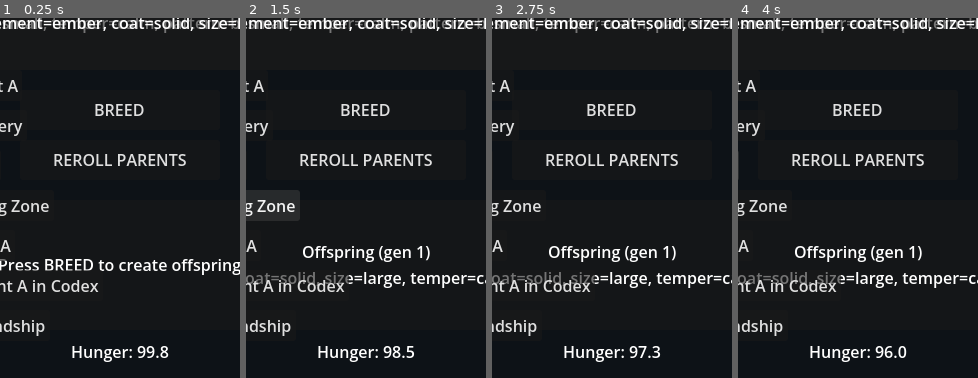
Above: before the commit, frames 1-4 (left to right).
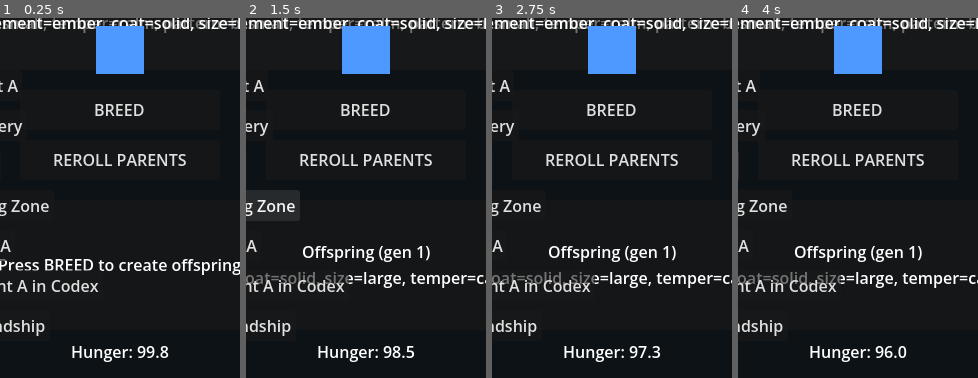
Above: after the commit, the same moments.

Repository: truebluu/Sanctuary
Game: Godot game, scene res://scenes/main.tscn
Same seed, same stepped clock (60 frames per second), same inputs: the game is played once before the commit and once after it.
Inputs:
- Up to frame 1 (0.25 s): no input
- Up to frame 2 (1.5 s): click "BREED" at 0.5 s; click "Toggle Healing Zone" at 1.25 s
- Up to frame 3 (2.75 s): click "Inherit Traits" at 2 s
- Up to frame 4 (4 s): click "Share a Story" at 2.75 s; click "Share a Story" at 3.5 s
The pictures show only the part of the screen within x 25-75%, y 21-71%; the shares and areas given below are measured in that part.

The runs differ from the first frame. In frame 1, 2.7% of the frame differs, in the area x 40-60%, y 2-16%; in frame 2, 2.7%; in frame 3, 2.7%; in frame 4, 2.7%.
Error before the commit: Invalid access to property or key 'shape' on a base object of type 'null instance'. (res://scripts/sanct-106.gd:18)
Error after the commit: Invalid call. Nonexistent function 'get_trait' in base 'RefCounted (CreatureGenome)'. (res://scripts/sanct-016.gd:28)

Commit message:
Fix Sanctuary boot blockers + 3 playthrough bugs
- sanct-106: HealArea/HealArea/CollisionShape2D null-safe (get_node_or_null); monitor->monitoring (Godot 4)
- sanct-012: duplicate const array before sort/insert (read-only state fix)
- sanct-019: Icon/ColorRect null-safe
- sanct-100: defensive sprite load
- main.gd: add_child(breeding_cooldown_node) so _process ticks cooldowns (was softlock: breed permanently blocked after first breed)
- main.gd: remove double _on_offspring_bred invocation (GameState.breed() already emits offspring_bred)

Diff:
--- a/scripts/main.gd
+++ b/scripts/main.gd
@@ -165,6 +165,7 @@
 	add_child(weather_button)
 	var breeding_cooldown_node := BreedingCooldown.new()
 	breeding_cooldown = breeding_cooldown_node
+	add_child(breeding_cooldown_node)  # MUST be in the tree so _process ticks cooldowns down
 	breeding_cooldown_node.cooldown_started.connect(func(creature_id: StringName, duration: float) -> void:
 		stats_label.text = "Cooldown started for %s (%.1fs)" % [creature_id, duration]
 	)
@@ -335,7 +336,7 @@
 		return
 	breeding_cooldown.start_cooldown("parent_a")
 	breeding_cooldown.start_cooldown("parent_b")
-	_on_offspring_bred(child)
+	# GameState.breed() already emits offspring_bred -> _on_offspring_bred (line 43)
 
 func _on_offspring_bred(child: CreatureGenome) -> void:
 	offspring_label.text = "Offspring (gen %d)\n%s" % [child.generation, child.describe(GameState.rng)]
@@ -402,7 +403,7 @@
 		return
 	GameState.offspring = child
 	GameState.offspring_bred.emit(child)
-	_on_offspring_bred(child)
+	# emit already triggers _on_offspring_bred via the line-43 connection
 
 func _on_mood_changed(new_mood: int) -> void:
 	var mood_name: String
--- a/scripts/sanct-012.gd
+++ b/scripts/sanct-012.gd
@@ -8,7 +8,7 @@
 
 ## Tunables (one-place changes)
 const DEFAULT_MAX_FRIENDSHIP := 100
-const DEFAULT_TIER_THRESHOLDS := [0, 20, 50, 80, 100]  # Tier 0 at 0, Tier 1 at 20, etc.
+const DEFAULT_TIER_THRESHOLDS: Array[int] = [0, 20, 50, 80, 100]  # Tier 0 at 0, Tier 1 at 20, etc.
 const DEFAULT_GAIN_FEED := 5
 const DEFAULT_GAIN_PLAY := 3
 const DEFAULT_GAIN_PET := 2
@@ -47,9 +47,12 @@
 signal evolution_path_unlocked(path_id: String)
 
 func _ready() -> void:
-	# Validate tier thresholds
+	# Validate tier thresholds. Duplicate the const array first — assigning a
+	# const array to a var shares the reference, so mutating it (sort/insert)
+	# would hit the read-only const.
+	tier_thresholds = tier_thresholds.duplicate()
 	if tier_thresholds.is_empty():
-		tier_thresholds = DEFAULT_TIER_THRESHOLDS
+		tier_thresholds = DEFAULT_TIER_THRESHOLDS.duplicate()
 	# Ensure thresholds are sorted and start at 0
 	tier_thresholds.sort()
 	if tier_thresholds[0] != 0:
--- a/scripts/sanct-019.gd
+++ b/scripts/sanct-019.gd
@@ -26,8 +26,8 @@
 var _creature: Node
 var _current_mood: Mood = Mood.HAPPY
 
-@onready var _icon: Sprite2D = $Icon
-@onready var _color_rect: ColorRect = $ColorRect  # fallback if no texture
+@onready var _icon: Sprite2D = get_node_or_null("Icon")
+@onready var _color_rect: ColorRect = get_node_or_null("ColorRect")  # fallback if no texture
 
 
 func _ready() -> void:
--- a/scripts/sanct-100.gd
+++ b/scripts/sanct-100.gd
@@ -17,7 +17,16 @@
 
 func _ready() -> void:
     var sprite: Sprite2D = Sprite2D.new()
-    sprite.texture = load(sprite_path)
+    # Defensive: the sprite may not exist (this was a Galage ship asset). If
+    # missing, fall back to a colored placeholder so the gallery still works.
+    if ResourceLoader.exists(sprite_path):
+        sprite.texture = load(sprite_path)
+    else:
+        var rect := ColorRect.new()
+        rect.size = Vector2(48, 48)
+        rect.color = Color(0.3, 0.6, 1.0)
+        rect.position = Vector2(216, 156)
+        add_child(rect)
     sprite.position = Vector2(240, 180)
     add_child(sprite)
 
--- a/scripts/sanct-106.gd
+++ b/scripts/sanct-106.gd
@@ -14,18 +14,37 @@
 @export var require_contact: bool = true           # true = must be touching, false = aura
 @export var heal_visual_strength: float = 0.6      # glow intensity of the heal pulse
 
-@onready var _area: Area2D = $HealArea
-@onready var _shape: CircleShape2D = $HealArea/CollisionShape2D.shape as CircleShape2D
+@onready var _area: Area2D = get_node_or_null("HealArea")
+@onready var _shape_node: CollisionShape2D = get_node_or_null("HealArea/CollisionShape2D")
 
 var _active_targets: Array[Node] = []
 var _accum: float = 0.0
+var _shape: CircleShape2D
 
 func _ready() -> void:
+    # Defensive: if the scene didn't provide a HealArea child (e.g. this node
+    # was added via code with no children), build one so the system still works.
+    if _area == null:
+        _area = Area2D.new()
+        _area.name = "HealArea"
+        var col := CollisionShape2D.new()
+        col.name = "CollisionShape2D"
+        var shape := CircleShape2D.new()
+        shape.radius = heal_radius
+        col.shape = shape
+        _area.add_child(col)
+        add_child(_area)
+        _shape_node = col
+    if _shape_node != null and _shape_node.shape is CircleShape2D:
+        _shape = _shape_node.shape as CircleShape2D
+    if _shape == null:
+        _shape = CircleShape2D.new()
+        _shape.radius = heal_radius
     _shape.radius = heal_radius
     _area.body_entered.connect(_on_body_entered)
     _area.body_exited.connect(_on_body_exited)
     _area.monitorable = true
-    _area.monitor = true
+    _area.monitoring = true
     visible = false  # hidden by default; enable when a sanctuary healer is active
 
 func _process(delta: float) -> void:
@@ -74,7 +93,7 @@
 
 func set_active(active: bool) -> void:
     visible = active
-    _area.monitor = active
+    _area.monitoring = active
 
 func get_active_count() -> int:
     return _active_targets.size()
